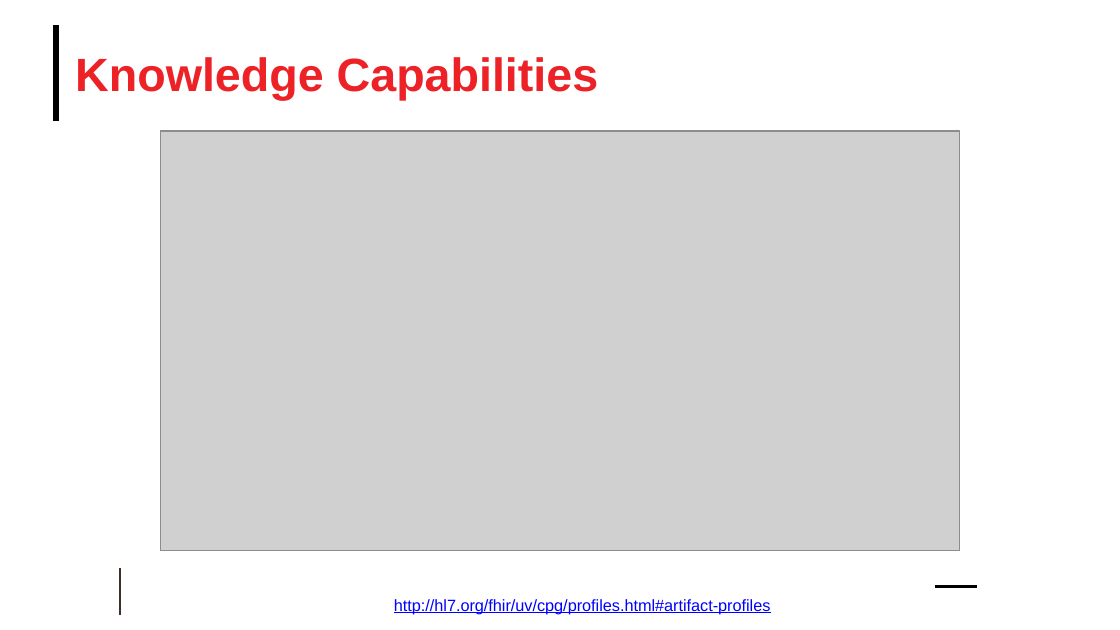
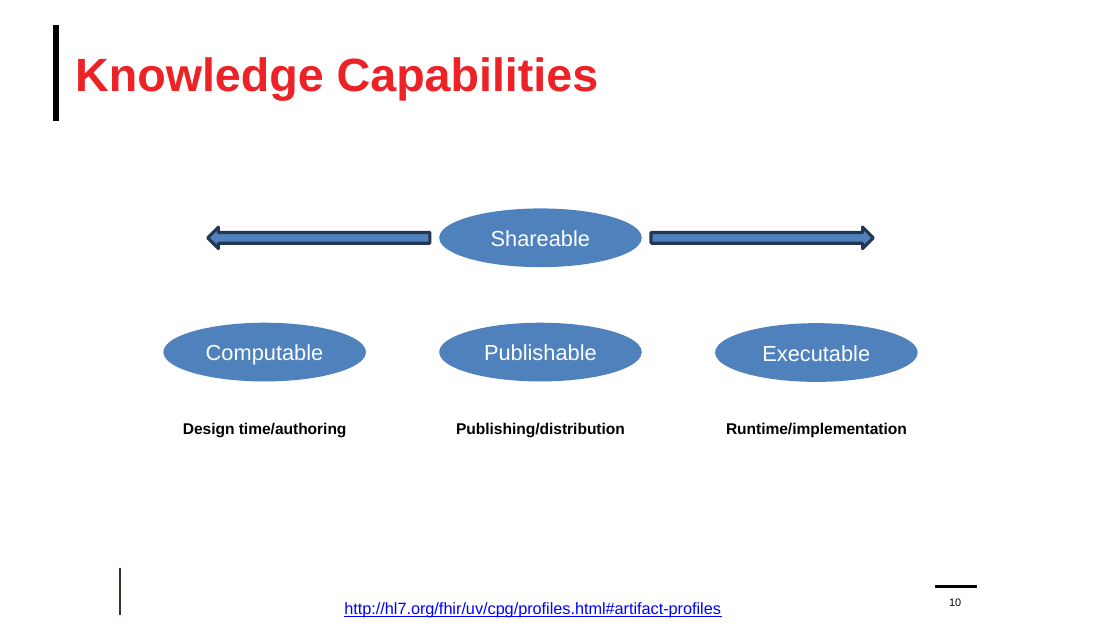
Before and after one commit to HL7/crmi-ig, a slide deck: slide 10 of docs/CMIDiagrams.pptx. Drawn at 1120x630 pixels with LibreOffice and Linux fonts; fonts in the diff are those of the drawing; grey boxes stand for pictures; background and template pictures are left out. Boxes give left, top, right and bottom in pixels: in the first picture for what was removed or moved away, otherwise in the second. Text is boxed around its words. In the diff, an @@ line names an element or a change of style, - is before the commit and + after.

Commit message:
J#41367: Made shareable profiles a peer, rather than a parent of the other capability profiles

```diff
--- a/docs/CMIDiagrams.pptx
+++ b/docs/CMIDiagrams.pptx
@@ picture removed at [160, 131, 959, 550] @@
@@ ellipse added at [439, 208, 642, 267], fill #4F81BD, 14 pt, text #FFFFFF @@
+Shareable
@@ right arrow added at [207, 227, 429, 249], fill #4F81BD, outline #233953 2 pt @@
@@ right arrow added at [651, 227, 872, 249], fill #4F81BD, outline #233953 2 pt @@
@@ ellipse added at [164, 323, 366, 381], fill #4F81BD, 14 pt, text #FFFFFF @@
+Computable
@@ ellipse added at [439, 323, 642, 381], fill #4F81BD, 14 pt, text #FFFFFF @@
+Publishable
@@ ellipse added at [715, 324, 917, 382], fill #4F81BD, 14 pt, text #FFFFFF @@
+Executable
@@ text added at [183, 422, 347, 437], 10 pt, text #000000, bold @@
+Design time/authoring
@@ text added at [456, 422, 625, 437], 10 pt, text #000000, bold @@
+Publishing/distribution
@@ text added at [726, 422, 907, 437], 10 pt, text #000000, bold @@
+Runtime/implementation
@@ text "http://hl7.org/fhir/uv/cpg/profiles.html#artifact-profiles": place and size @@
-text "http://hl7.org/fhir/uv/cpg/profiles.html#artifact-profiles" at [394, 599, 771, 614]
+text "http://hl7.org/fhir/uv/cpg/profiles.html#artifact-profiles" at [344, 602, 721, 618]
@@ page number added at [949, 598, 961, 606], 7 pt, text #000000 @@
+10
```
Also in this commit, not shown: 24 other files.
